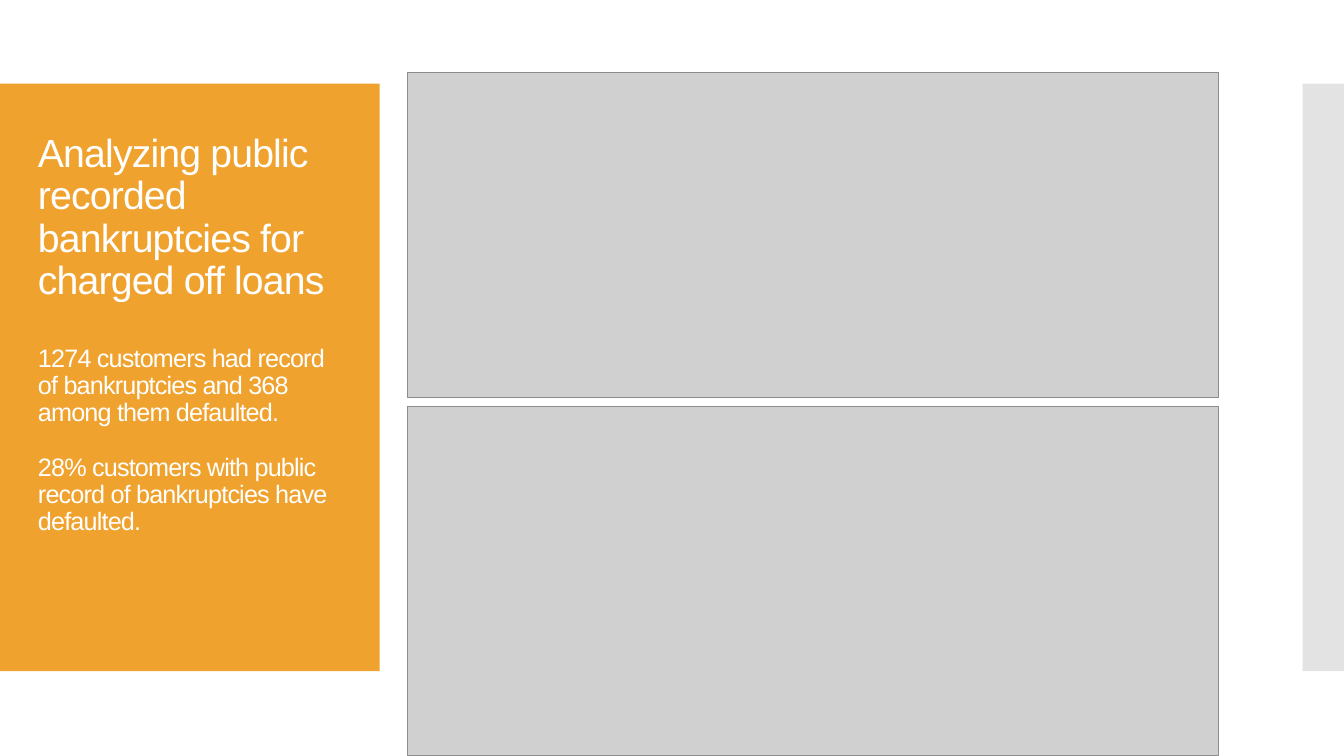
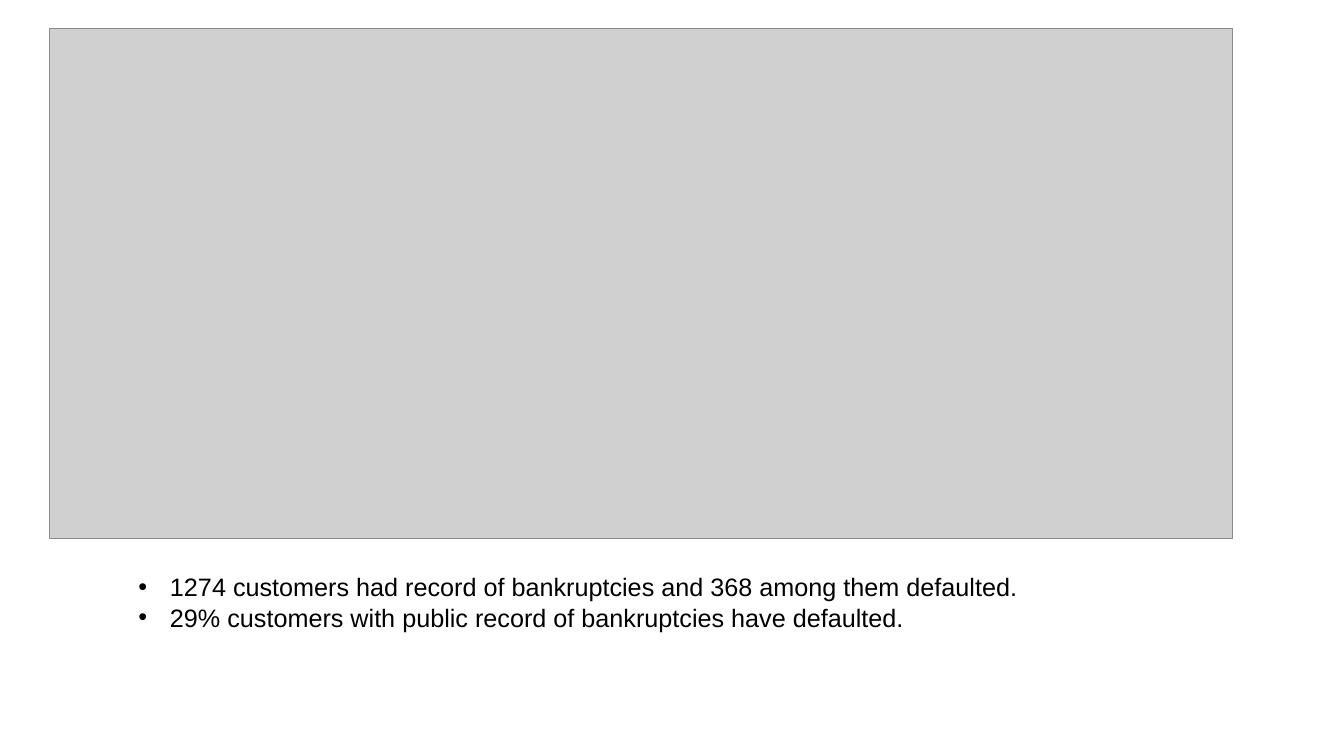
Before and after one commit to Rawoof821/LendingclubCaseStudy, a slide deck: slide 18 of Neha_Rawoof_LendingCaseStudy.pptx (slide 16 before the commit). Drawn at 1344x756 pixels with LibreOffice and Linux fonts; fonts in the diff are those of the drawing; grey boxes stand for pictures. Boxes give left, top, right and bottom in pixels: in the first picture for what was removed or moved away, otherwise in the second. Text is boxed around its words. In the diff, an @@ line names an element or a change of style, - is before the commit and + after.

```diff
--- a/Neha_Rawoof_LendingCaseStudy.pptx
+++ b/Neha_Rawoof_LendingCaseStudy.pptx
@@ picture: place and size @@
-picture at <box>407,406,1218,756</box>
+picture at <box>49,28,1233,538</box>
@@ rectangle removed at <box>0,84,380,671</box> @@
@@ picture removed at <box>407,73,1218,398</box> @@
@@ rectangle removed at <box>1303,84,1344,671</box> @@
@@ title removed at <box>38,138,327,531</box> @@
-Analyzing public recorded bankruptcies for charged off loans
-1274 customers had record of bankruptcies and 368 among them defaulted.
-28% customers with public record of bankruptcies have defaulted.
@@ text added at <box>170,577,1017,632</box>, 18 pt, text #000000 @@
+• 1274 customers had record of bankruptcies and 368 among them defaulted.
+• 29% customers with public record of bankruptcies have defaulted.
```
Also in this commit, not shown: 17 other slides changed, 1 slide added, 9 slides removed.
